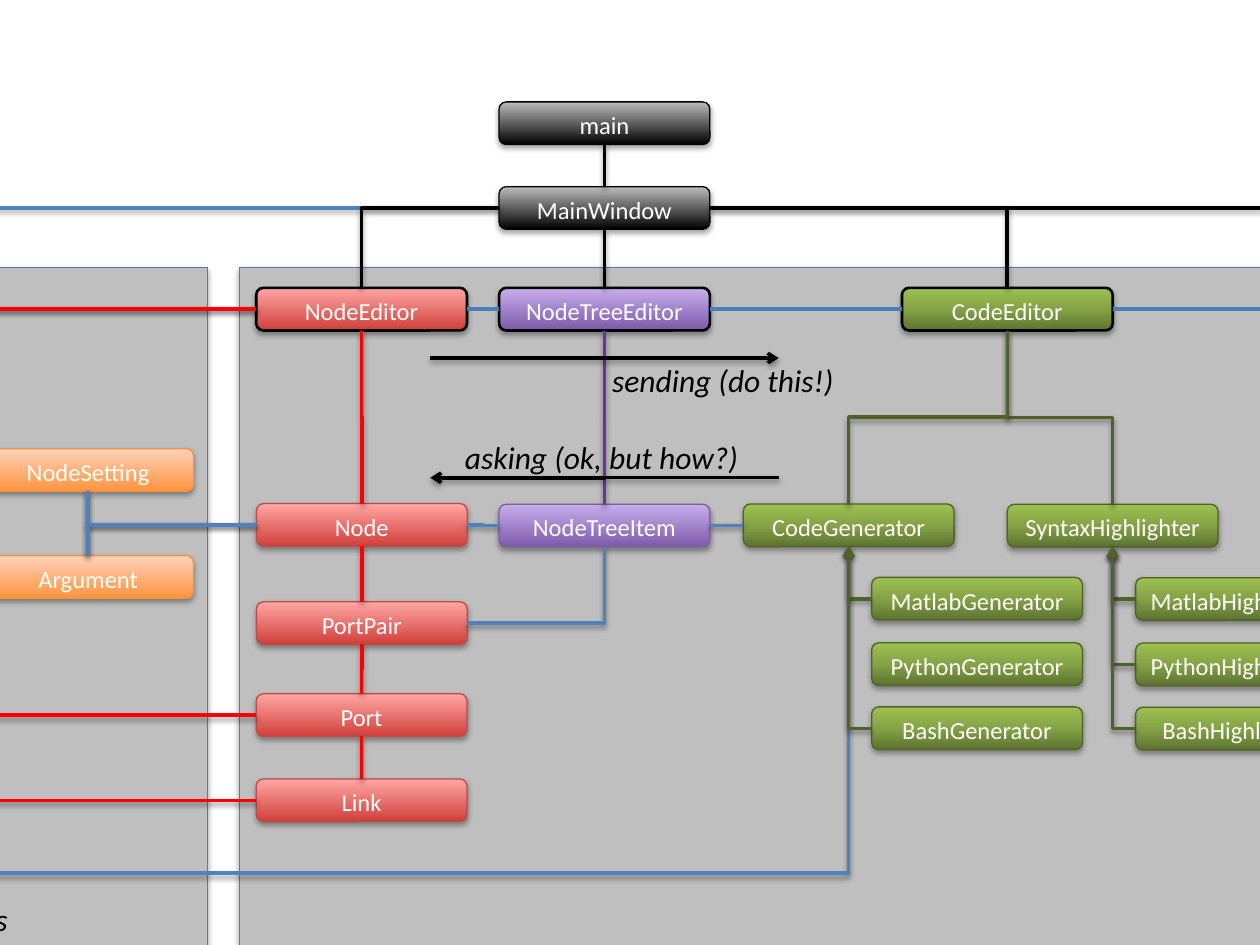
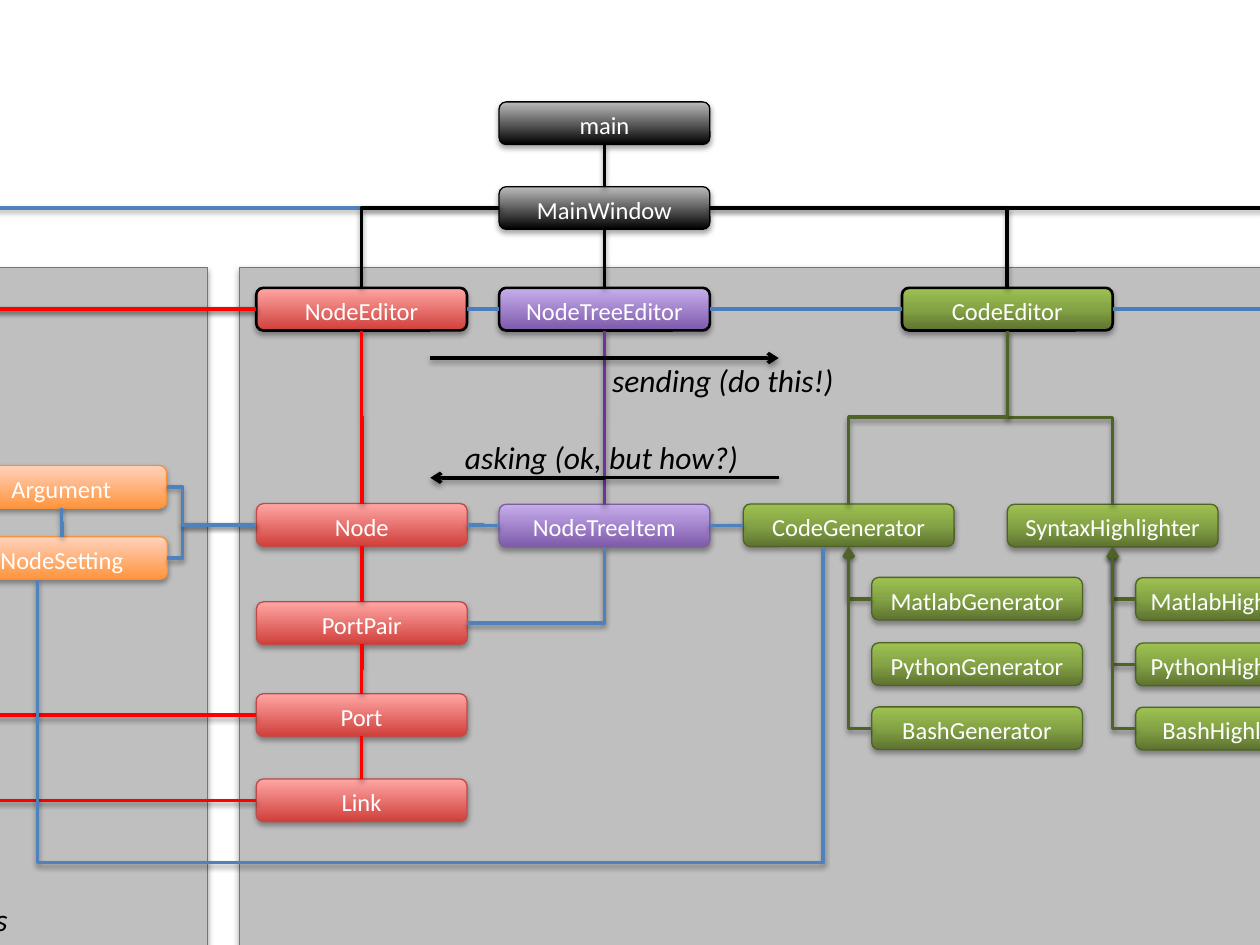
Before and after one commit to TimVanMourik/Porcupine, a slide deck: slide 1 of Documents/ClassDiagram.pptx. Drawn at 1260x945 pixels with LibreOffice and Linux fonts; fonts in the diff are those of the drawing. Boxes give left, top, right and bottom in pixels: in the first picture for what was removed or moved away, otherwise in the second. Text is boxed around its words. In the diff, an @@ line names an element or a change of style, - is before the commit and + after.

```diff
--- a/Documents/ClassDiagram.pptx
+++ b/Documents/ClassDiagram.pptx
@@ elbow line moved from (0, 498) - (499, 208) to (0, 501) - (499, 208) @@
@@ rounded rectangle "Argument" resized from (x1=0, y1=556, x2=193, y2=598) to (x1=0, y1=465, x2=166, y2=508) @@
@@ elbow line moved from (88, 491) - (88, 556) to (62, 537) - (62, 508) @@
@@ elbow line moved from (257, 525) - (88, 556) to (257, 525) - (166, 486) @@
@@ rounded rectangle "NodeSetting" resized from (x1=0, y1=449, x2=193, y2=491) to (x1=0, y1=537, x2=168, y2=580) @@
@@ elbow line moved from (88, 491) - (257, 525) to (168, 558) - (257, 525) @@
@@ elbow line moved from (849, 547) - (0, 519) to (823, 547) - (38, 580) @@
```
Also in this commit, not shown: 1 other file.
